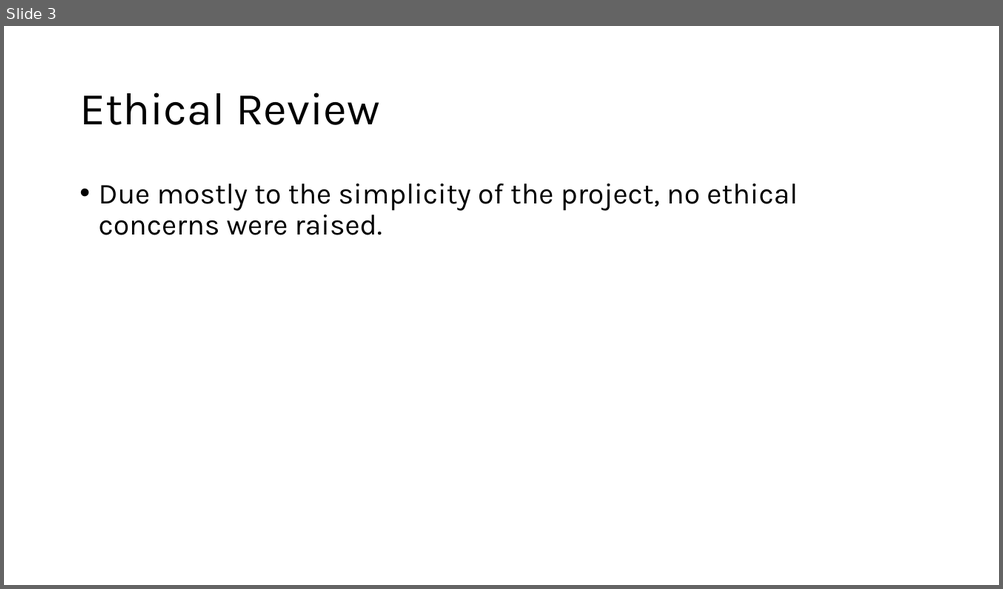
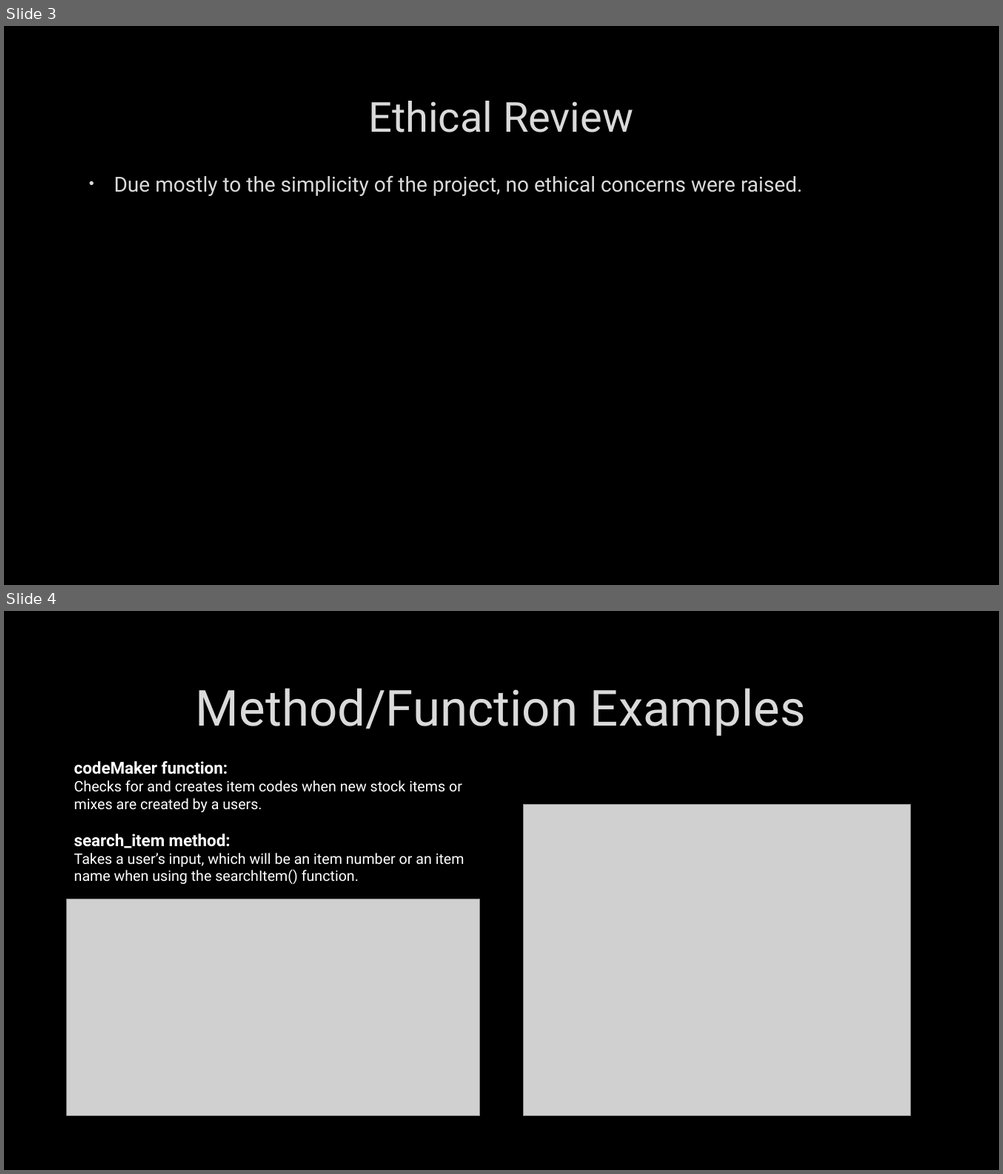
Before and after one commit to tanermaddocks/PDP-JUL2024-TJS, a slide deck: presentation_powerpoint.pptx. Shown one above the other, each under a label of ours: slide 3 before the commit, slides 3 and 4 after it. The pictures are 1003x589 and 1003x1174 pixels, drawn with LibreOffice and Linux fonts; fonts in the diff are those of the drawing; grey boxes stand for pictures; background and template pictures are left out. Boxes give left, top, right and bottom in pixels: in the first picture for what was removed or moved away, otherwise in the second. Text is boxed around its words. In the diff, an @@ line names an element or a change of style, - is before the commit and + after.

```diff
--- a/presentation_powerpoint.pptx
+++ b/presentation_powerpoint.pptx
@@ slide 4 added at (4,611,999,1170), background picture (left out) @@
@@ title added at (196,688,805,736), 48 pt, text #DADADA @@
+Method/Function Examples
@@ text added at (74,761,464,884), 14 pt, text #FFFFFF @@
+codeMaker function:
+Checks for and creates item codes when new stock items or mixes are created by a users.
+search_item method:
+Takes a user’s input, which will be an item number or an item name when using the searchItem() function.
@@ picture added at (523,805,910,1117) @@
@@ picture added at (67,899,479,1117) @@
@@ slide 3 changed as well @@
@@ background #FFFFFF to picture (left out) @@
@@ title "Ethical Review": place and size @@
-title "Ethical Review" at (79,93,380,125)
+title "Ethical Review" at (368,101,633,133)
@@ title "Ethical Review" at (368,101,633,133): size 44 to 40 pt, font Karla to Roboto, text colour #000000 to #DADADA, letter outline none to #404040 0.75 pt; alignment left to centre; line spacing 0.9 to 1 @@
@@ text "Due mostly to the simplicity ...": place and size @@
-text "Due mostly to the simplicity ..." at (99,184,797,235)
+text "Due mostly to the simplicity ..." at (114,175,802,196)
@@ text "Due mostly to the simplicity ..." at (114,175,802,196): size 28 to 20 pt, font Karla to Roboto, text colour #000000 to #DADADA, letter outline none to #404040 0.75 pt; indent changed; line spacing 0.9 to 1 @@
```
Also in this commit, not shown: 3 other slides changed, 1 other slide added, 2 slides removed.
